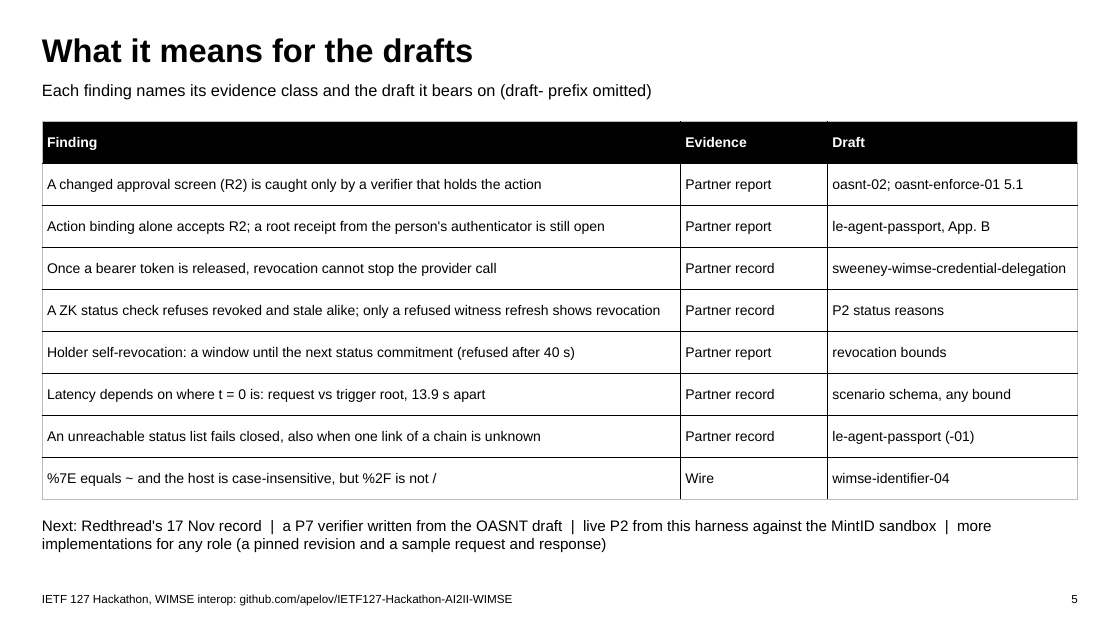
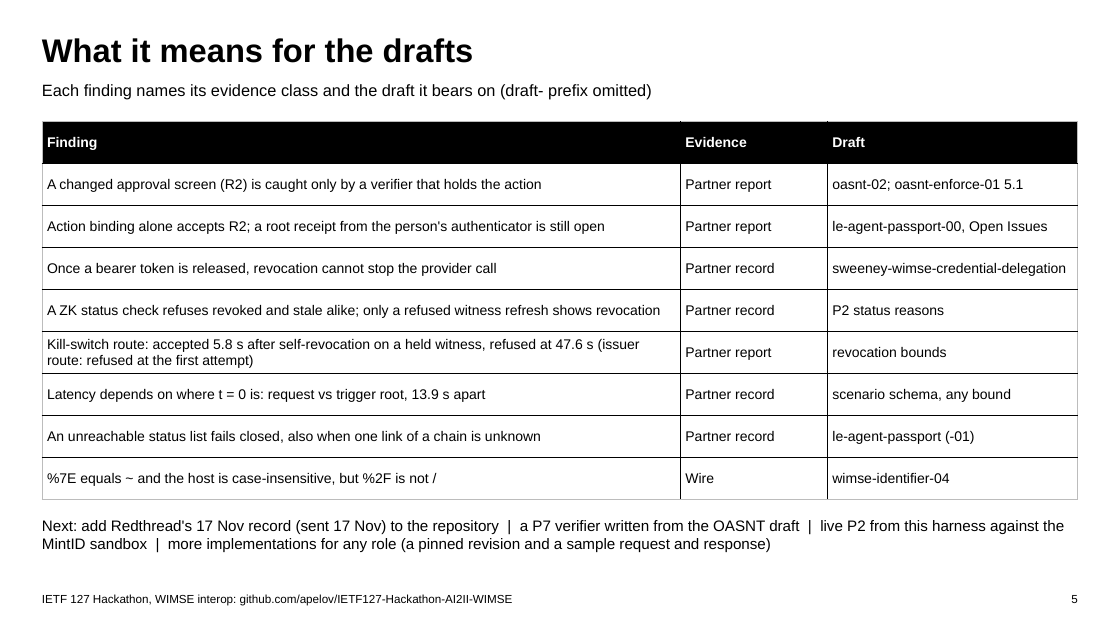
Before and after one commit to apelov/IETF127-Hackathon-AI2II-WIMSE, a slide deck: slide 5 of IETF127_WIMSE_Session.pptx. Drawn at 1120x630 pixels with LibreOffice and Linux fonts; fonts in the diff are those of the drawing. Boxes give left, top, right and bottom in pixels: in the first picture for what was removed or moved away, otherwise in the second. Text is boxed around its words. In the diff, an @@ line names an element or a change of style, - is before the commit and + after.

```diff
--- a/IETF127_WIMSE_Session.pptx
+++ b/IETF127_WIMSE_Session.pptx
@@ table at [42, 122, 1078, 500] @@
-row 3, column 3: le-agent-passport, App. B
+row 3, column 3: le-agent-passport-00, Open Issues
-row 6, column 1: Holder self-revocation: a window until the next status commitment (refused after 40 s)
+row 6, column 1: Kill-switch route: accepted 5.8 s after self-revocation on a held witness, refused at 47.6 s (issuer route: refused at the first attempt)
@@ text at [42, 520, 1064, 552]: text changed @@
-Next: Redthread's 17 Nov record | a P7 verifier written from the OASNT draft | live P2 from this harness against the MintID sandbox | more implementations for any role (a pinned revision and a sample request and response)
+Next: add Redthread's 17 Nov record (sent 17 Nov) to the repository | a P7 verifier written from the OASNT draft | live P2 from this harness against the MintID sandbox | more implementations for any role (a pinned revision and a sample request and response)
```
Also in this commit, not shown: 3 other slides changed, 10 other files.
